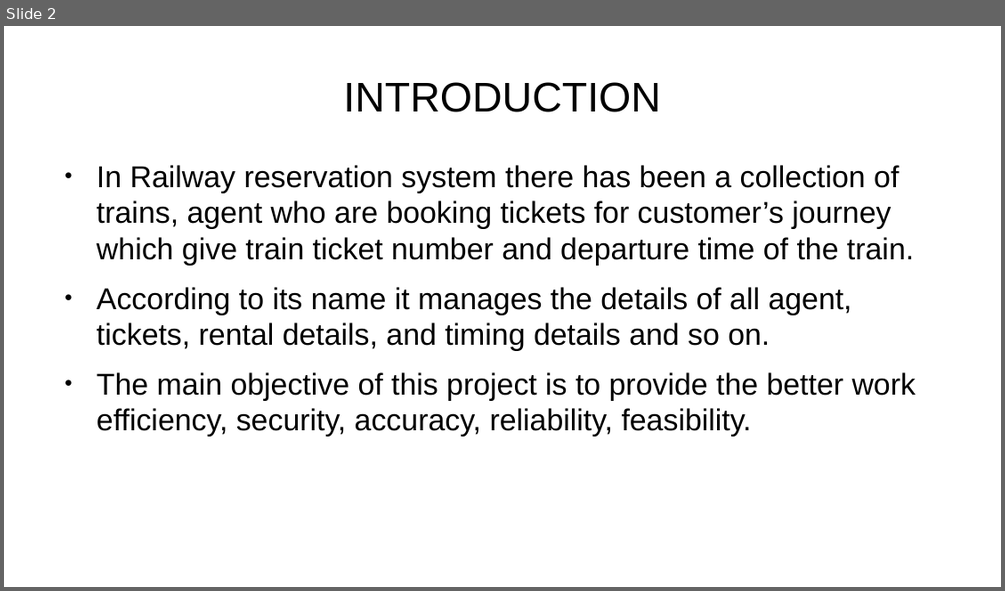
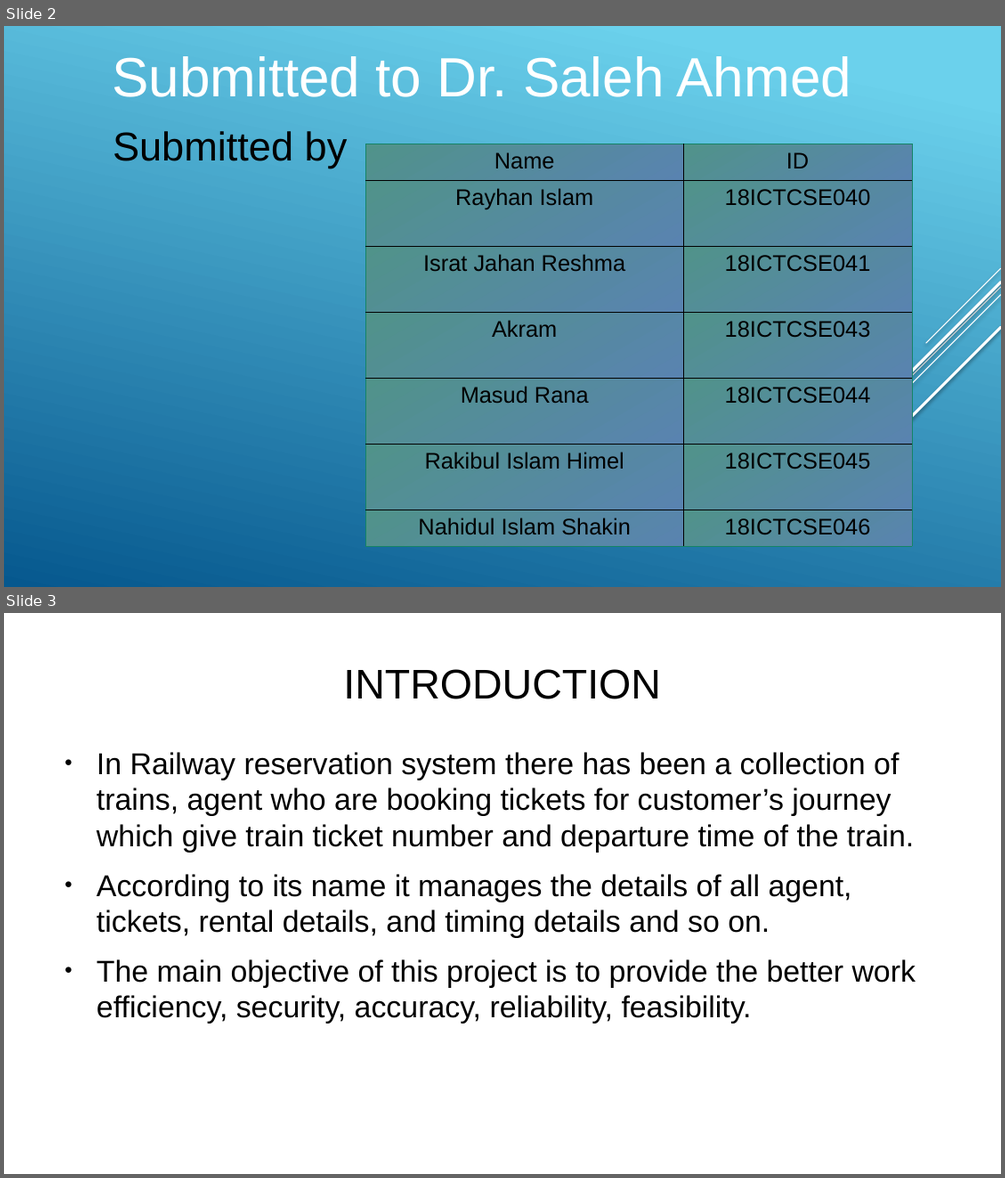
Before and after one commit to nahidulislamshakin/Railway-Reservation-System, a slide deck: Railway Reservatin System.pptx. Shown one above the other, each under a label of ours: slide 2 before the commit, slides 2 and 3 after it. The pictures are 1005x591 and 1005x1178 pixels, drawn with LibreOffice and Linux fonts; fonts in the diff are those of the drawing; background and template pictures are left out. Boxes give left, top, right and bottom in pixels: in the first picture for what was removed or moved away, otherwise in the second. Text is boxed around its words. In the diff, an @@ line names an element or a change of style, - is before the commit and + after.

```diff
--- a/Railway Reservatin System.pptx
+++ b/Railway Reservatin System.pptx
@@ slide 2 added at box(4, 26, 1001, 587), background gradient #6BD1EC to #06588E @@
@@ title added at box(112, 56, 852, 97), 44 pt, text #FFFFFF @@
+Submitted to Dr. Saleh Ahmed
@@ text added at box(113, 131, 348, 168), 32 pt, text #000000 @@
+Submitted by
@@ table added at box(366, 143, 912, 546), 7 rows, 2 columns @@
+Name | ID
+Rayhan Islam | 18ICTCSE040
+Israt Jahan Reshma | 18ICTCSE041
+Akram | 18ICTCSE043
+Masud Rana | 18ICTCSE044
+Rakibul Islam Himel | 18ICTCSE045
+Nahidul Islam Shakin | 18ICTCSE046
@@ group added at box(757, 268, 1001, 531): 5 lines @@
@@ what was slide 2 is now slide 3 @@
```
Also in this commit, not shown: 1 slide changed, 1 other file.
